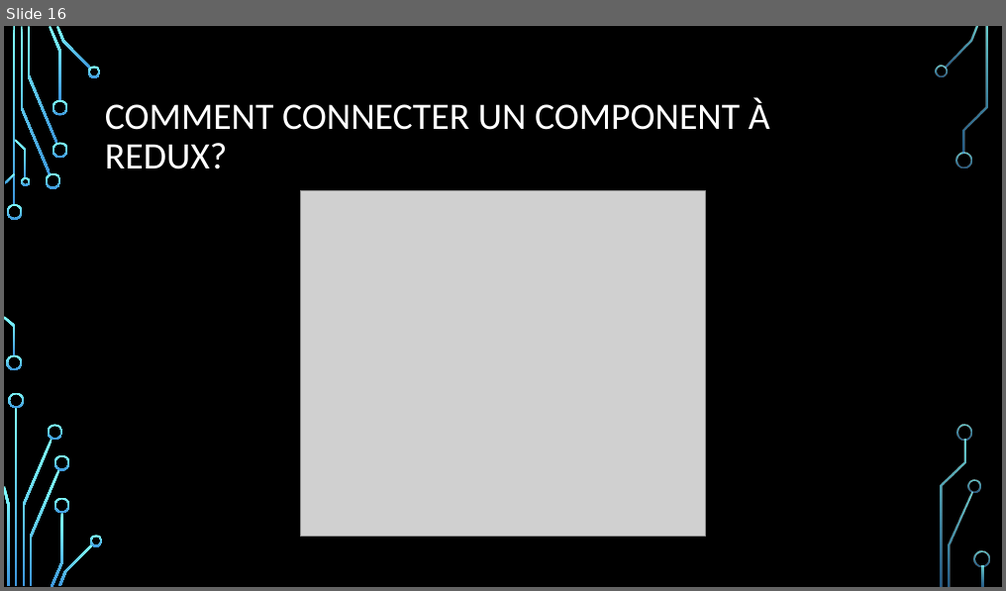
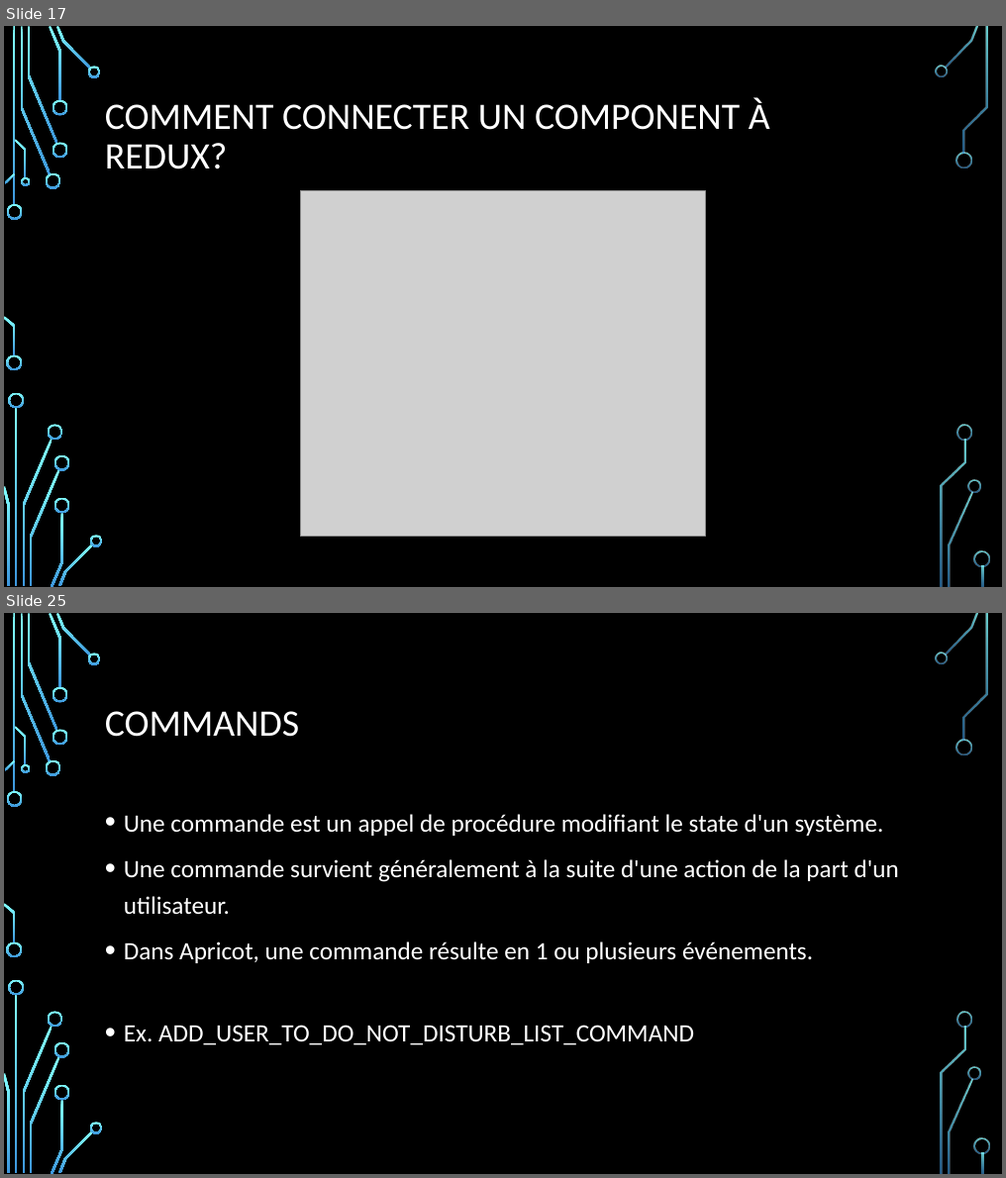
Before and after one commit to samuelgaudreau/formation-front-end-3, a slide deck: part-1/Redux+Patterns.pptx. Shown one above the other, each under a label of ours: slide 16 before the commit, slides 17 and 25 after it; the slides between them are not shown. The pictures are 1006x591 and 1006x1178 pixels, drawn with LibreOffice and Linux fonts; fonts in the diff are those of the drawing; grey boxes stand for pictures; background and template pictures are left out. Boxes give left, top, right and bottom in pixels: in the first picture for what was removed or moved away, otherwise in the second. Text is boxed around its words. In the diff, an @@ line names an element or a change of style, - is before the commit and + after.

```diff
--- a/part-1/Redux+Patterns.pptx
+++ b/part-1/Redux+Patterns.pptx
@@ slide 25 added at box(4, 613, 1002, 1174), background picture (left out); not listed: 36 template elements that a slide beside it also shows @@
@@ title added at box(105, 711, 299, 737), 36 pt, text #FFFFFF @@
+COMMANDS
@@ text added at box(124, 814, 899, 1046), 24 pt, text #FFFFFF @@
+• Une commande est un appel de procédure modifiant le state d'un système.
+• Une commande survient généralement à la suite d'une action de la part d'un utilisateur.
+• Dans Apricot, une commande résulte en 1 ou plusieurs événements.
+• Ex. ADD_USER_TO_DO_NOT_DISTURB_LIST_COMMAND
@@ what was slide 16 is now slide 17 @@
```
Also in this commit, not shown: 2 slides changed, 25 other slides added, 4 other files.
